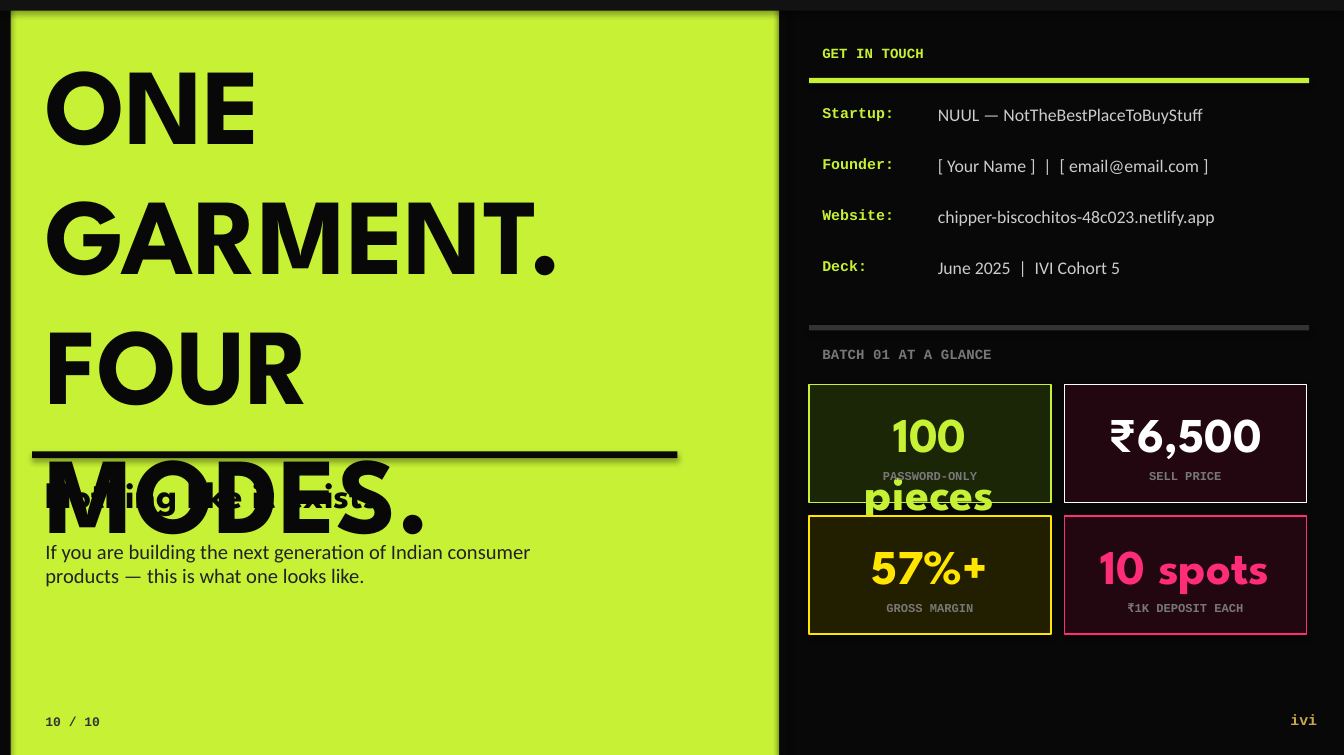
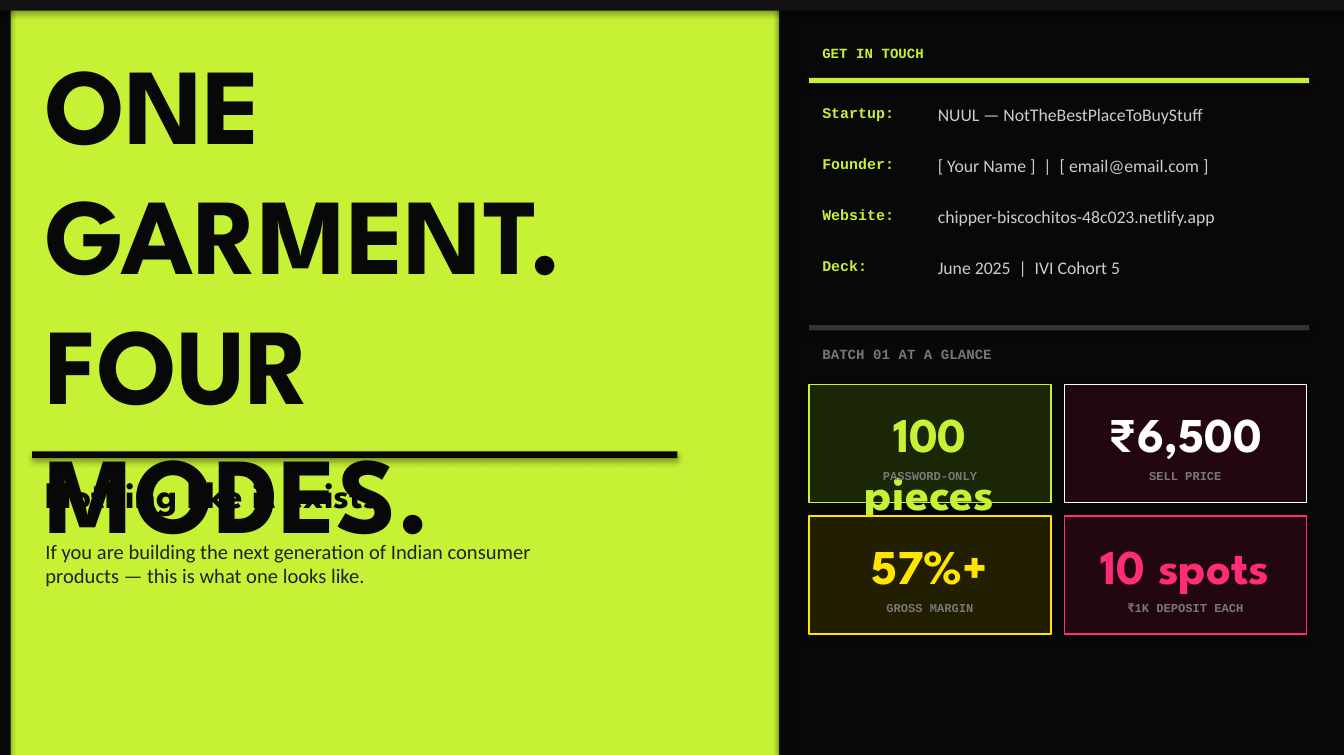
Before and after one commit to EpicBroMj10/IncomeTaxPiaget, a slide deck: slide 10 of NUUL_IVI_Pitch_Deck.pptx. Drawn at 1344x755 pixels with LibreOffice and Linux fonts; fonts in the diff are those of the drawing. Boxes give left, top, right and bottom in pixels: in the first picture for what was removed or moved away, otherwise in the second. Text is boxed around its words. In the diff, an @@ line names an element or a change of style, - is before the commit and + after.

```diff
--- a/NUUL_IVI_Pitch_Deck.pptx
+++ b/NUUL_IVI_Pitch_Deck.pptx
@@ text removed at box(45, 717, 100, 726) @@
-10 / 10
@@ text removed at box(1290, 714, 1317, 725) @@
-ivi
```
Also in this commit, not shown: 9 other slides changed.
